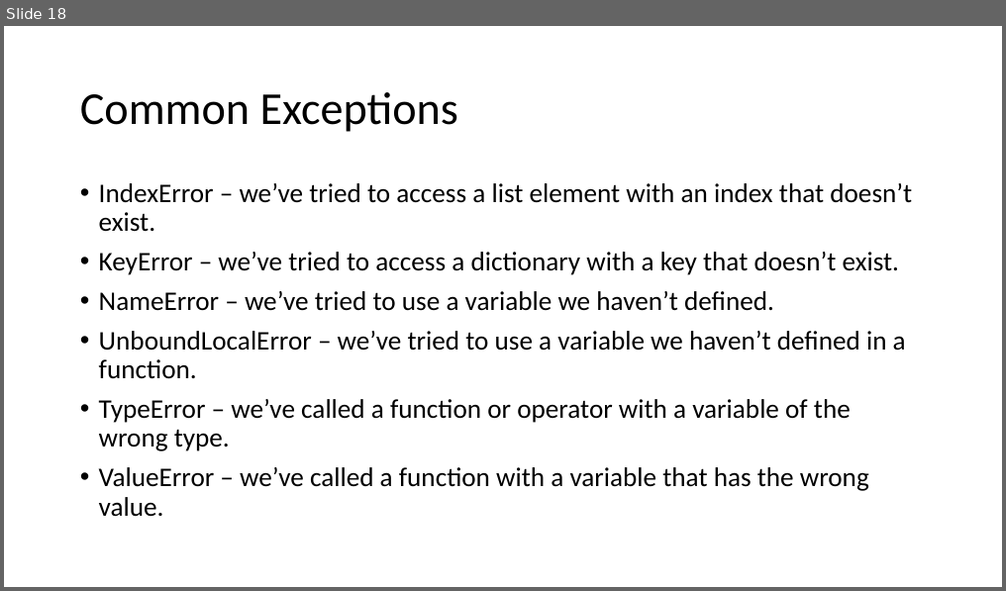
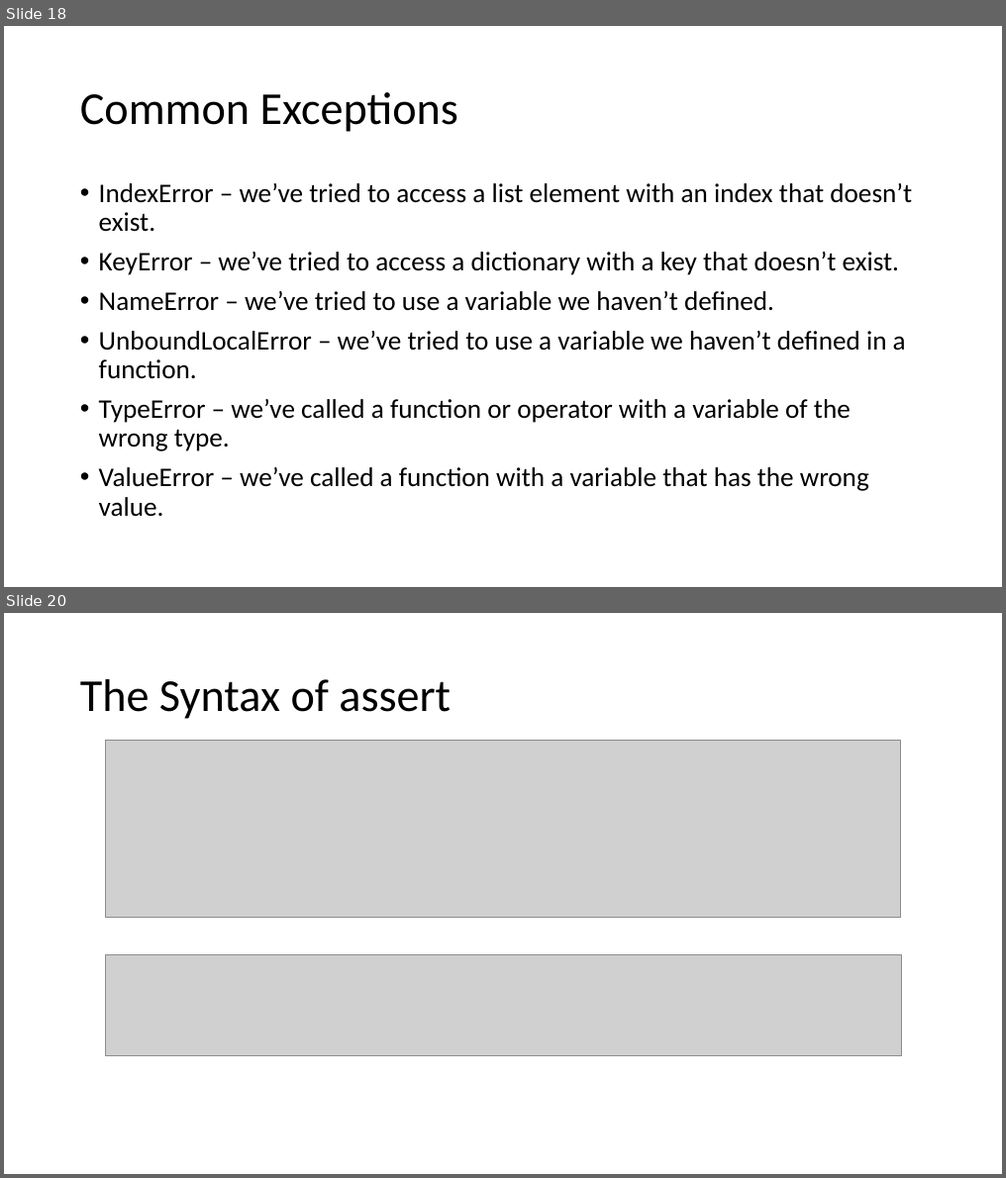
Before and after one commit to engmaths/SEMT10002_2025, a slide deck: Week_13_Consolidation_3_and_Errors/Seminar_6_errors_and_debugging/Errors and Debugging.pptx. Shown one above the other, each under a label of ours: slide 18 before the commit, slides 18 and 20 after it; the slides between them are not shown. The pictures are 1006x591 and 1006x1178 pixels, drawn with LibreOffice and Linux fonts; fonts in the diff are those of the drawing; grey boxes stand for pictures. Boxes give left, top, right and bottom in pixels: in the first picture for what was removed or moved away, otherwise in the second. Text is boxed around its words. In the diff, an @@ line names an element or a change of style, - is before the commit and + after.

```diff
--- a/Week_13_Consolidation_3_and_Errors/Seminar_6_errors_and_debugging/Errors and Debugging.pptx
+++ b/Week_13_Consolidation_3_and_Errors/Seminar_6_errors_and_debugging/Errors and Debugging.pptx
@@ slide 20 added at <box>4,613,1002,1174</box>, background #FFFFFF @@
@@ title added at <box>80,679,450,719</box>, 44 pt, text #000000 @@
+The Syntax of assert
@@ picture added at <box>105,740,901,918</box> @@
@@ picture added at <box>105,955,901,1056</box> @@
```
Also in this commit, not shown: 2 slides changed, 3 other slides added, 3 other files.
